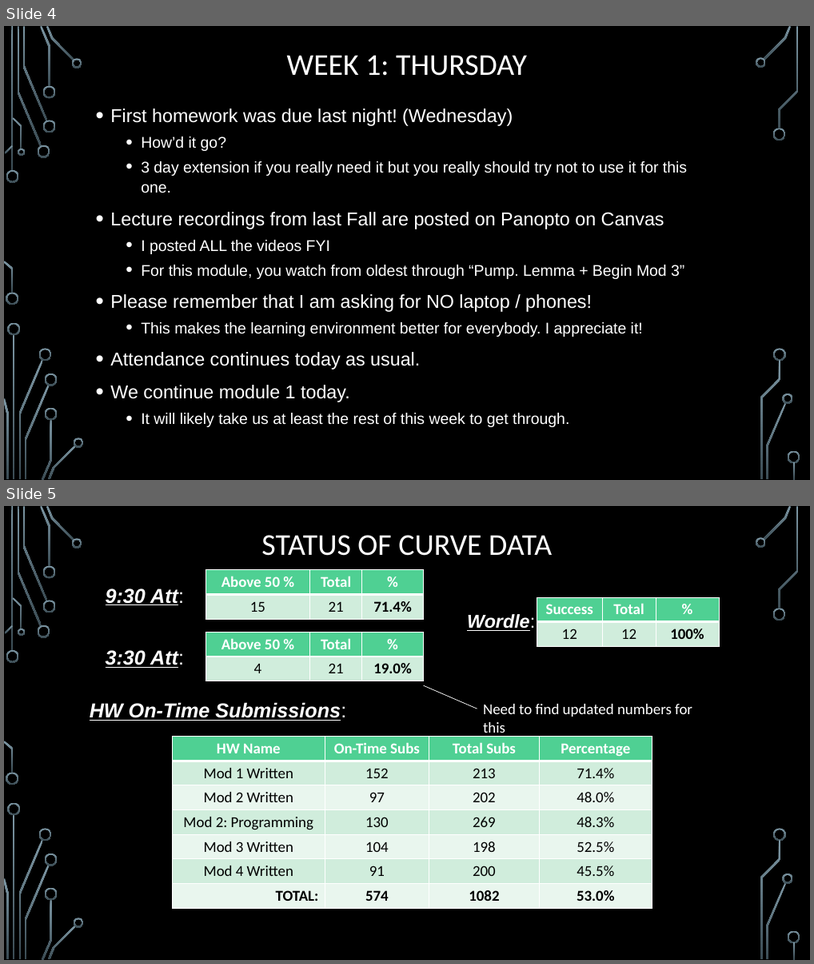
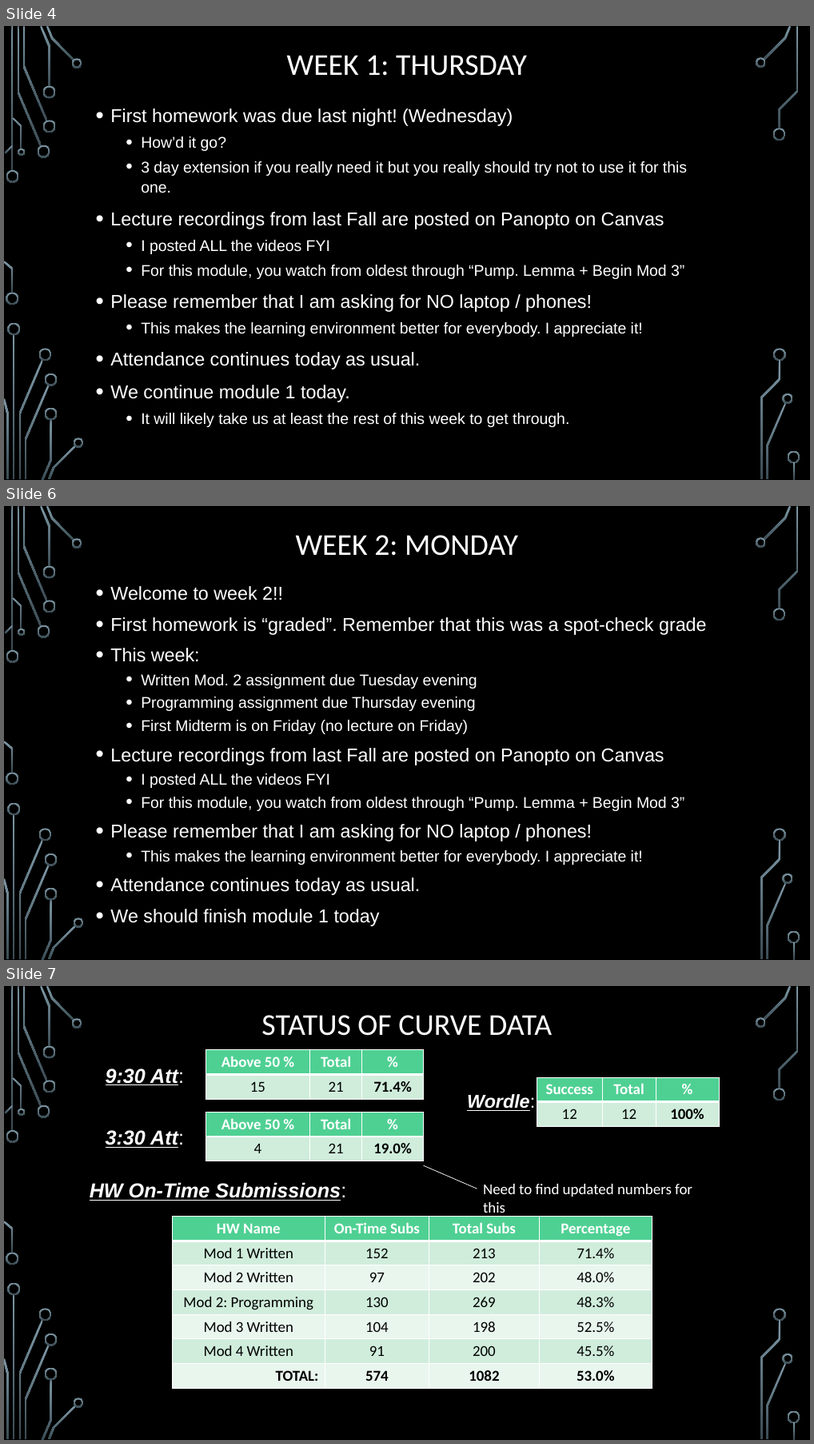
Before and after one commit to markfloryan/dmt2, a slide deck: slides/00-DailyAnnouncements.pptx. Shown one above the other, each under a label of ours: slides 4 and 5 before the commit, slides 4, 6 and 7 after it; the slides between them are not shown. The pictures are 814x964 and 814x1444 pixels, drawn with LibreOffice and Linux fonts; fonts in the diff are those of the drawing; background and template pictures are left out. Boxes give left, top, right and bottom in pixels: in the first picture for what was removed or moved away, otherwise in the second. Text is boxed around its words. In the diff, an @@ line names an element or a change of style, - is before the commit and + after.

```diff
--- a/slides/00-DailyAnnouncements.pptx
+++ b/slides/00-DailyAnnouncements.pptx
@@ slide 6 added at [4, 506, 810, 960], background picture (left out); not listed: 36 template elements that a slide beside it also shows @@
@@ title added at [296, 535, 518, 556], 36 pt, text #FFFFFF @@
+WEEK 2: MONDAY
@@ text added at [110, 586, 707, 926], 18.5 pt, text #FFFFFF @@
+• Welcome to week 2!!
+• First homework is “graded”. Remember that this was a spot-check grade
+• This week:
+  • Written Mod. 2 assignment due Tuesday evening
+  • Programming assignment due Thursday evening
+  • First Midterm is on Friday (no lecture on Friday)
+• Lecture recordings from last Fall are posted on Panopto on Canvas
+  • I posted ALL the videos FYI
+  • For this module, you watch from oldest through “Pump. Lemma + Begin Mod 3”
+• Please remember that I am asking for NO laptop / phones!
+  • This makes the learning environment better for everybody. I appreciate it!
+• Attendance continues today as usual.
+• We should finish module 1 today
@@ what was slide 5 is now slide 7 @@
```
Also in this commit, not shown: 1 other slide added, 1 other file.
